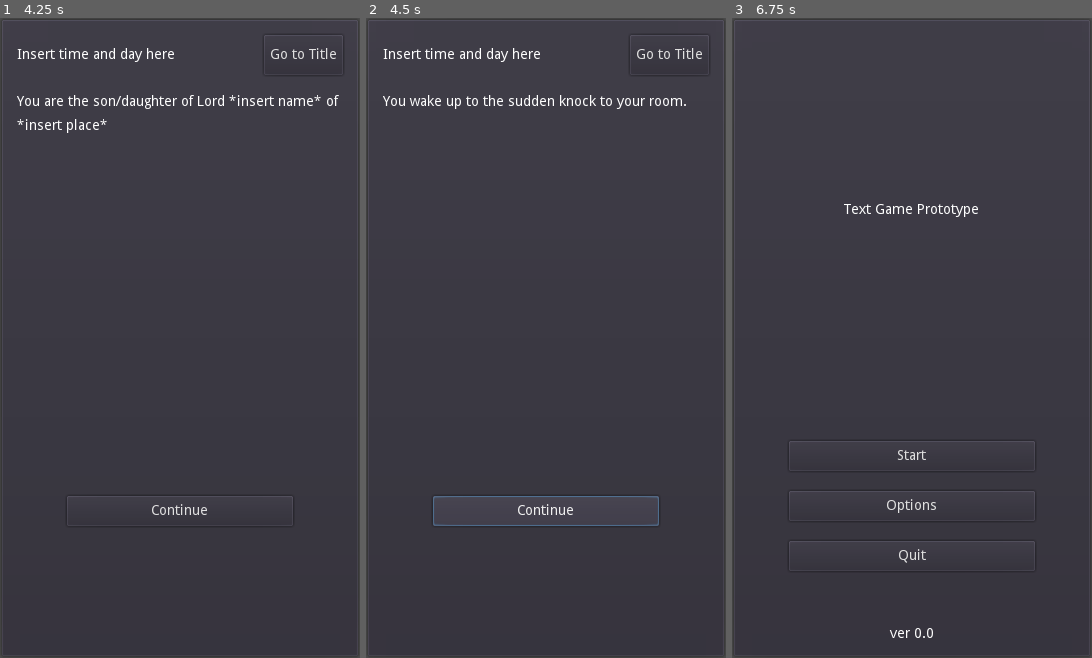
Above: before the commit, frames 1-3 (left to right).
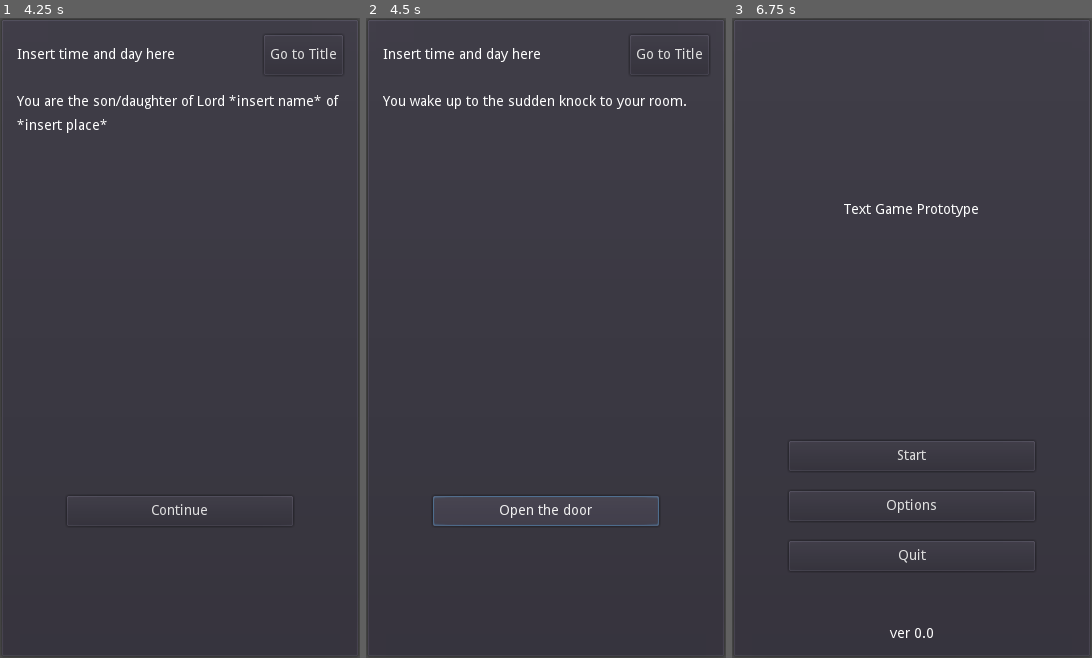
Above: after the commit, the same moments.

Repository: philipuriarte/A-Churchyard-of-Orphans
Game: Godot game, scene res://scenes/main.tscn
The game is run twice, just before and just after one commit, with the same random seed, the same clock (stepped at 60 frames per second) and the same inputs.
Inputs:
- Up to frame 1 (4.25 s): click "Start" at 0.5 s; click "Go to Title" at 1.25 s; click "Start" at 2 s; click "Go to Title" at 2.75 s; click "Start" at 3.5 s
- Up to frame 2 (4.5 s): click "Continue" at 4.25 s
- Up to frame 3 (6.75 s): click "Continue" (after the commit: "Open the door") at 5 s; click "Continue" (after the commit: "Open the door") at 5.75 s; click "Go to Title" at 6.5 s

Frame 1 is identical in both runs. In frame 2, 0.2% of the frame differs, in the area x 37-63%, y 75-79%; in frame 3, nothing differs.
Error before the commit: Invalid get index 'text' (on base: 'String'). (res://logic/game_screen_logic/content.gd:45)
Error after the commit: Invalid get index 'output' (on base: 'Dictionary'). (res://logic/game_screen_logic/content.gd:78)

Commit message:
Update intro in content_dict

Diff:
--- a/logic/game_screen_logic/content.gd
+++ b/logic/game_screen_logic/content.gd
@@ -16,8 +16,12 @@
 	"intro": {
 		"narr_text": "You wake up to the sudden knock to your room.",
 		"choices": {
-			1: "Open the door",
-			2: "Ask who it is"
+			1: {
+				"text": "Open the door"
+			},
+			2: {
+				"text": "Ask who it is"
+			}
 		}
 	}
 }
